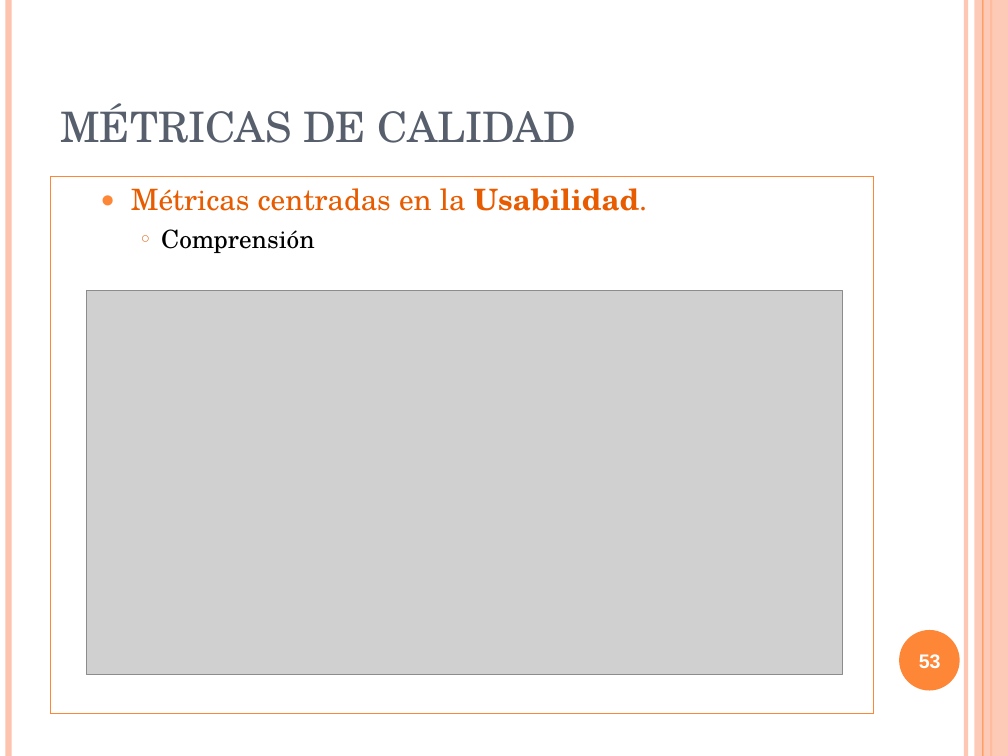
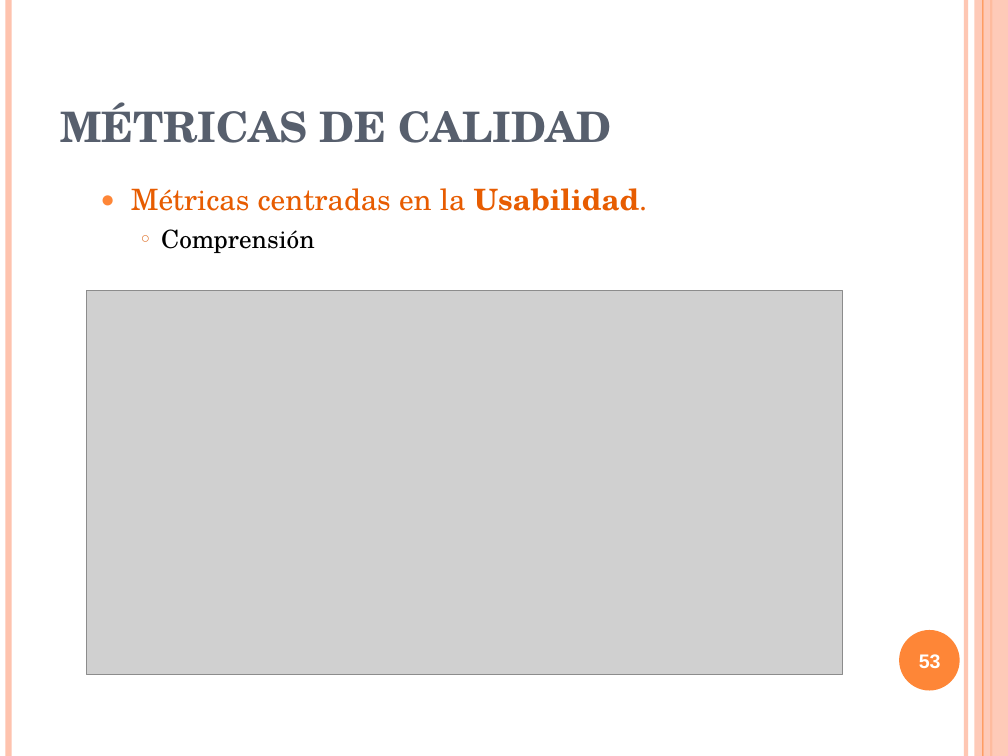
Before and after one commit to txedo/isi-auditoria, a slide deck: slide 53 of calidad/Trabajo/presentacion/presentacionCalidad.ppt. Drawn at 1008x756 pixels with LibreOffice and Linux fonts; fonts in the diff are those of the drawing; grey boxes stand for pictures. Boxes give left, top, right and bottom in pixels: in the first picture for what was removed or moved away, otherwise in the second. Text is boxed around its words. In the diff, an @@ line names an element or a change of style, - is before the commit and + after.

```diff
--- a/calidad/Trabajo/presentacion/presentacionCalidad.ppt
+++ b/calidad/Trabajo/presentacion/presentacionCalidad.ppt
@@ title "MÉTRICAS DE CALIDAD" at [60, 102, 612, 143]: bold on @@
@@ rectangle "Métricas centradas en la Usabilidad." at [50, 176, 874, 714]: outline #FE8637 0.74 pt to #FFFFFF 0.74 pt @@
```
Also in this commit, not shown: 15 other slides changed, 1 other file.
